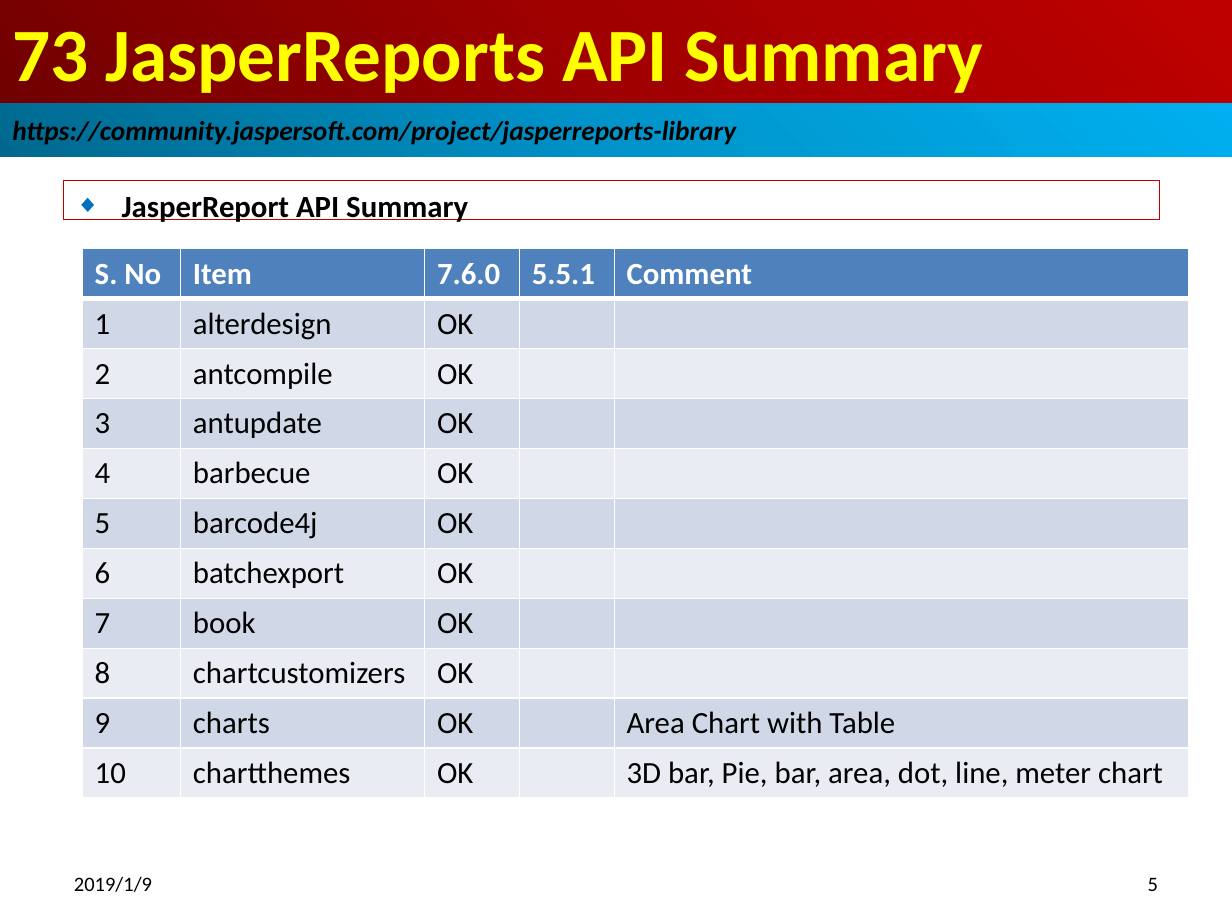
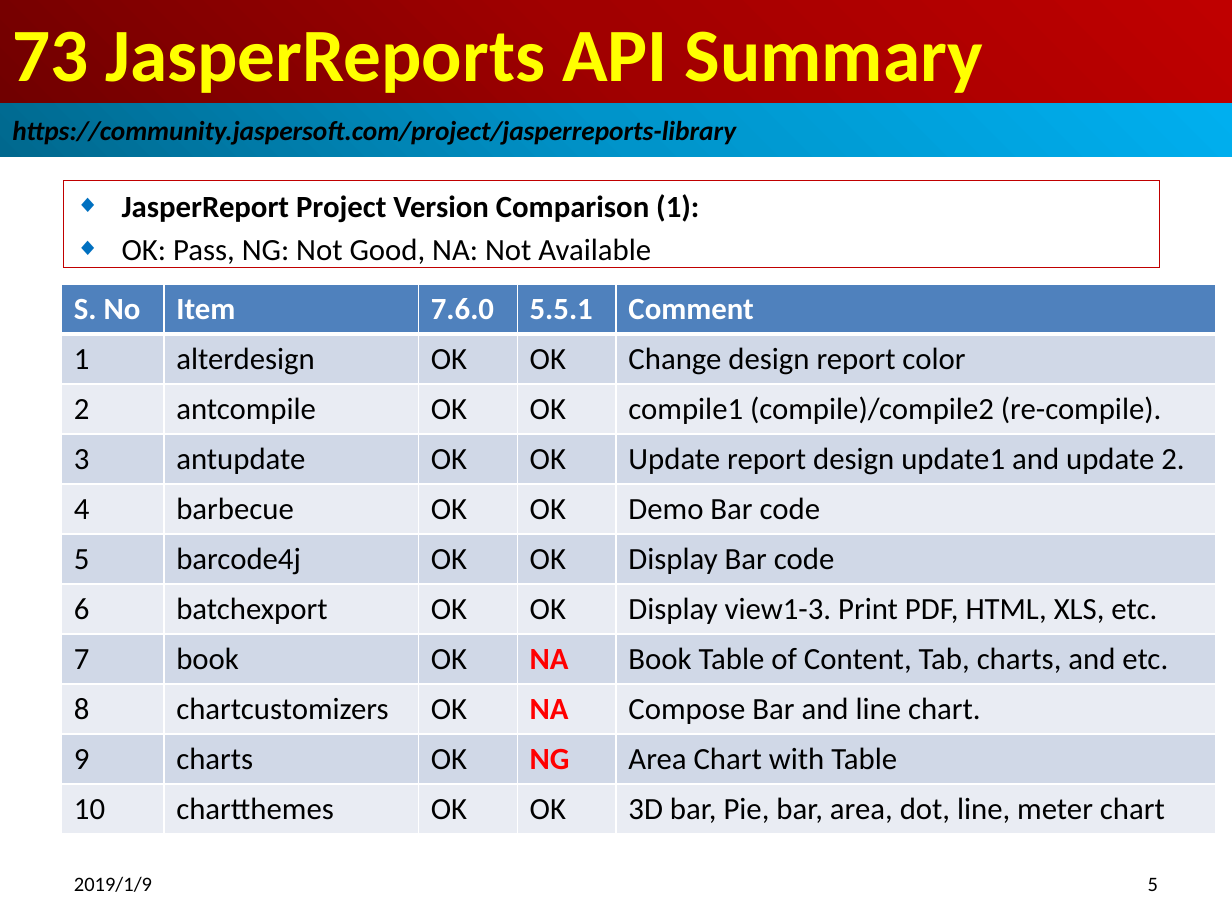
Before and after one commit to peterhchen/100-jasper-report-api-6.7.0, a slide deck: slide 5 of 15_Ch73_API_Summary.pptx. Drawn at 1232x924 pixels with LibreOffice and Linux fonts; fonts in the diff are those of the drawing. Boxes give left, top, right and bottom in pixels: in the first picture for what was removed or moved away, otherwise in the second. Text is boxed around its words. In the diff, an @@ line names an element or a change of style, - is before the commit and + after.

Commit message:
Jasper Report 6.7.0 vs. 5.5.1

```diff
--- a/15_Ch73_API_Summary.pptx
+++ b/15_Ch73_API_Summary.pptx
@@ subtitle "JasperReport Project Version Comparison (1):": place and size @@
-subtitle "JasperReport Project Version Comparison (1):" at [63,181,1159,219]
+subtitle "JasperReport Project Version Comparison (1):" at [63,181,1159,269]
@@ subtitle at [122,194,699,268]: text changed @@
-◆ JasperReport API Summary
+◆ JasperReport Project Version Comparison (1):
+◆ OK: Pass, NG: Not Good, NA: Not Available
@@ table at [62,285,1215,834] @@
-row 2, column 4: 
+row 2, column 4: OK
-row 2, column 5: 
+row 2, column 5: Change design report color
-row 3, column 4: 
+row 3, column 4: OK
-row 3, column 5: 
+row 3, column 5: compile1 (compile)/compile2 (re-compile).
-row 4, column 4: 
+row 4, column 4: OK
-row 4, column 5: 
+row 4, column 5: Update report design update1 and update 2.
-row 5, column 4: 
+row 5, column 4: OK
-row 5, column 5: 
+row 5, column 5: Demo Bar code
-row 6, column 4: 
+row 6, column 4: OK
-row 6, column 5: 
+row 6, column 5: Display Bar code
-row 7, column 4: 
+row 7, column 4: OK
-row 7, column 5: 
+row 7, column 5: Display view1-3. Print PDF, HTML, XLS, etc.
-row 8, column 4: 
+row 8, column 4: NA
-row 8, column 5: 
+row 8, column 5: Book Table of Content, Tab, charts, and etc.
-row 9, column 4: 
+row 9, column 4: NA
-row 9, column 5: 
+row 9, column 5: Compose Bar and line chart.
-row 10, column 4: 
+row 10, column 4: NG
-row 11, column 4: 
+row 11, column 4: OK
@@ table: place and size @@
-table at [83,249,1190,798]
+table at [62,285,1215,834]
```
Also in this commit, not shown: 7 other slides changed.
